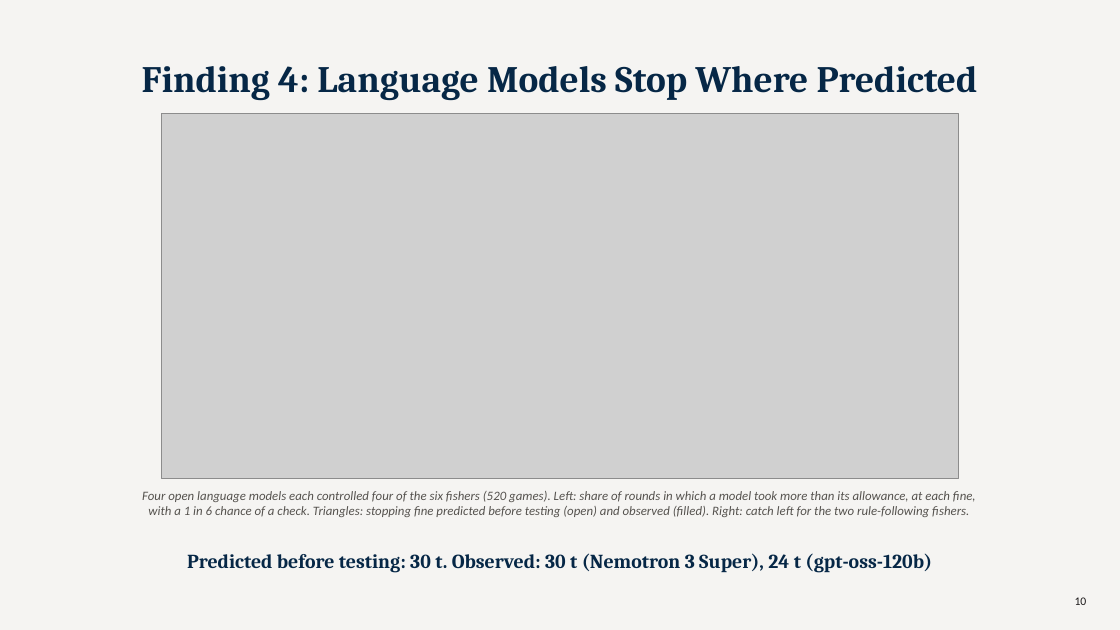
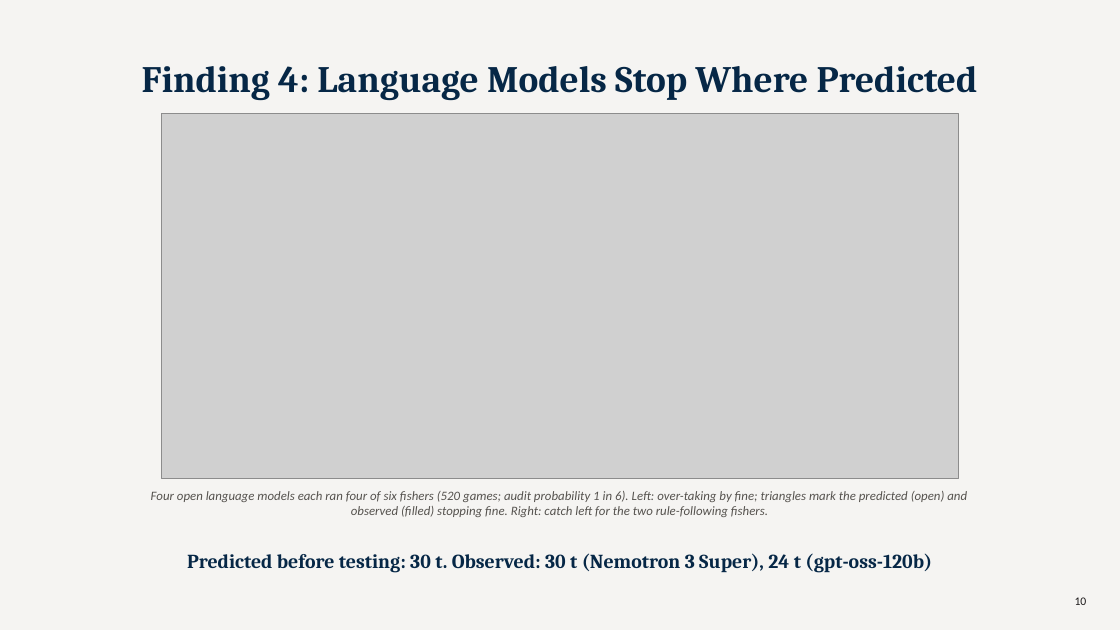
Before and after one commit to TallowCatch/invasion-commons, a slide deck: slide 10 of notes/slides/2026-10-13_phd_catchup/phd_catchup_2026-10-13.pptx. Drawn at 1120x630 pixels with LibreOffice and Linux fonts; fonts in the diff are those of the drawing; grey boxes stand for pictures. Boxes give left, top, right and bottom in pixels: in the first picture for what was removed or moved away, otherwise in the second. Text is boxed around its words. In the diff, an @@ line names an element or a change of style, - is before the commit and + after.

```diff
--- a/notes/slides/2026-10-13_phd_catchup/phd_catchup_2026-10-13.pptx
+++ b/notes/slides/2026-10-13_phd_catchup/phd_catchup_2026-10-13.pptx
@@ text at (151,491,967,517): text changed @@
-Four open language models each controlled four of the six fishers (520 games). Left: share of rounds in which a model took more than its allowance, at each fine, with a 1 in 6 chance of a check. Triangles: stopping fine predicted before testing (open) and observed (filled). Right: catch left for the two rule-following fishers.
+Four open language models each ran four of six fishers (520 games; audit probability 1 in 6). Left: over-taking by fine; triangles mark the predicted (open) and observed (filled) stopping fine. Right: catch left for the two rule-following fishers.
```
Also in this commit, not shown: 13 other slides changed, 8 other files.
